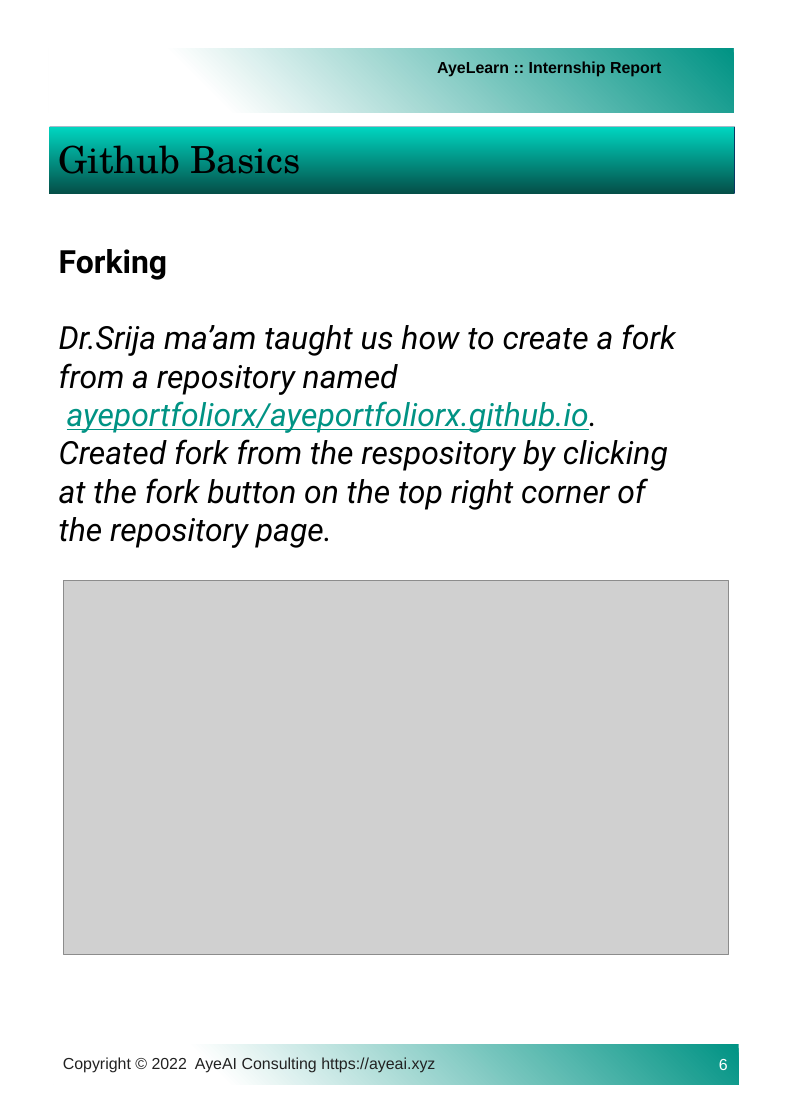
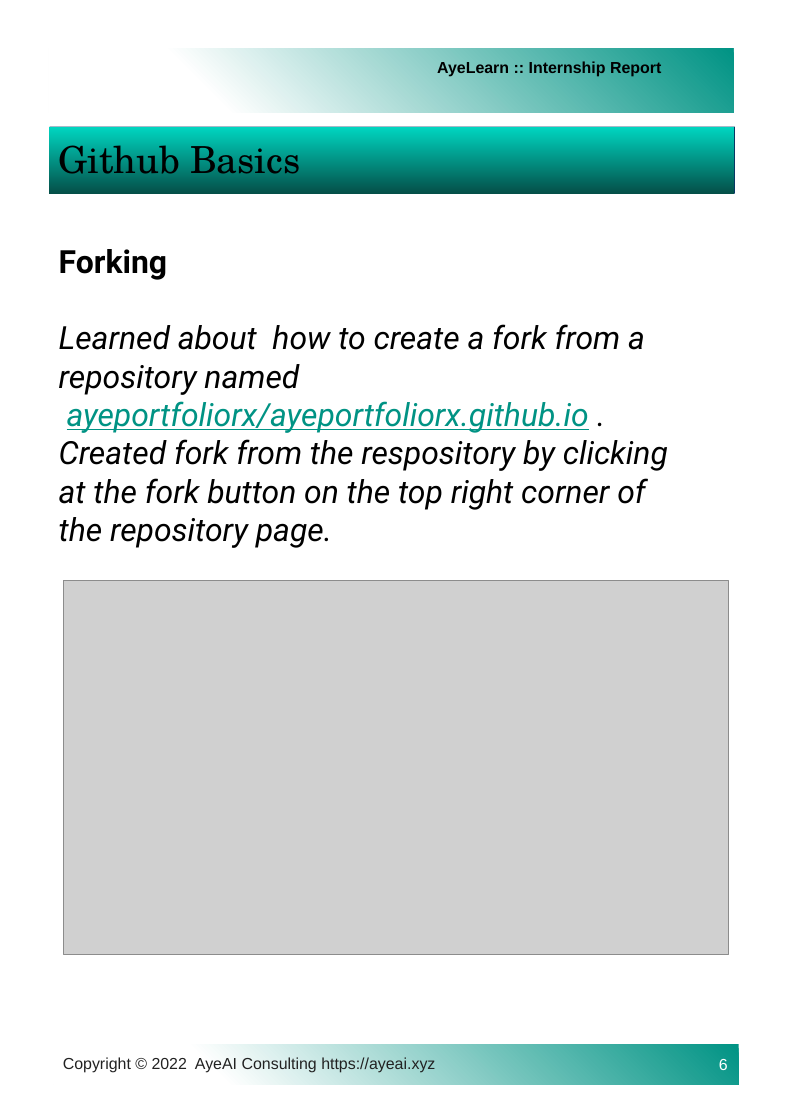
Before and after one commit to ayeinterns/MLbased_analysis, a slide deck: slide 6 of chrins/Internship.Report.for.Machine.Learning.Course.pptx. Drawn at 792x1120 pixels with LibreOffice and Linux fonts; fonts in the diff are those of the drawing; grey boxes stand for pictures; background and template pictures are left out. Boxes give left, top, right and bottom in pixels: in the first picture for what was removed or moved away, otherwise in the second. Text is boxed around its words. In the diff, an @@ line names an element or a change of style, - is before the commit and + after.

```diff
--- a/chrins/Internship.Report.for.Machine.Learning.Course.pptx
+++ b/chrins/Internship.Report.for.Machine.Learning.Course.pptx
@@ text at box(59, 324, 668, 548): text changed @@
-Dr.Srija ma’am taught us how to create a fork from a repository named ayeportfoliorx/ayeportfoliorx.github.io. Created fork from the respository by clicking at the fork button on the top right corner of the repository page.
+Learned about how to create a fork from a repository named ayeportfoliorx/ayeportfoliorx.github.io . Created fork from the respository by clicking at the fork button on the top right corner of the repository page.
```
Also in this commit, not shown: 1 other slide changed.
